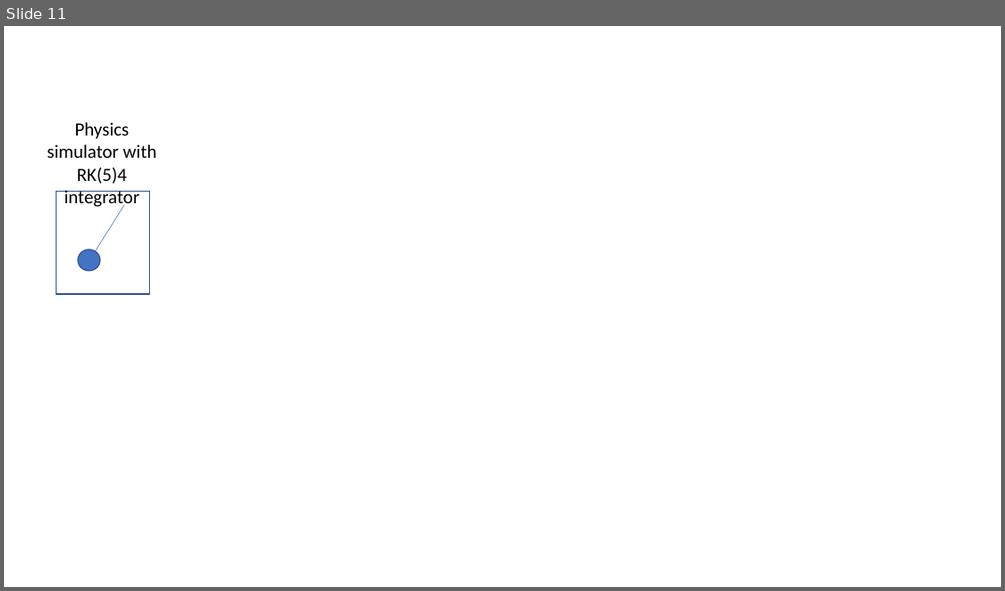
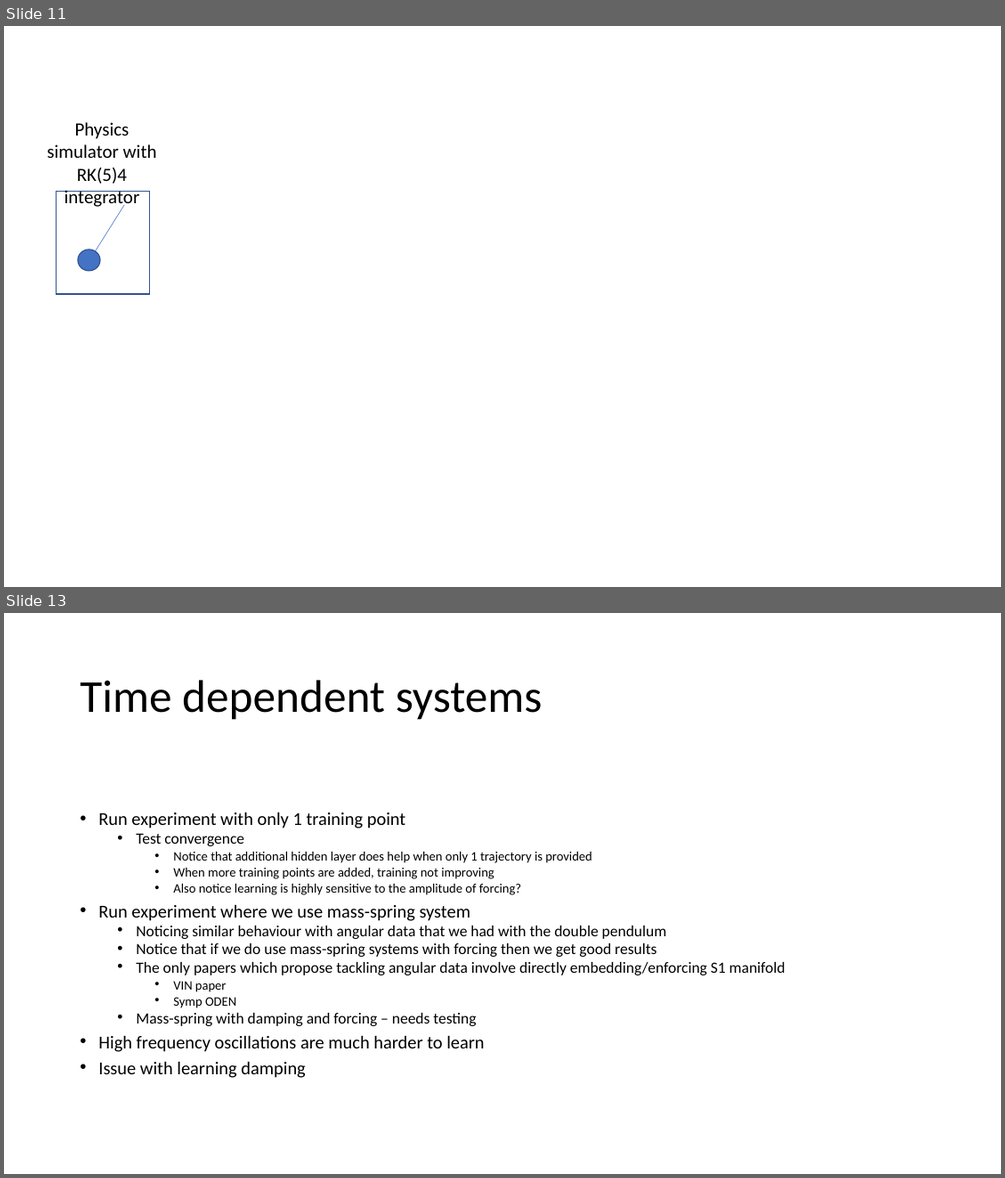
Before and after one commit to shaandesai1/chaos_systems, a slide deck: experiments.pptx. Shown one above the other, each under a label of ours: slide 11 before the commit, slides 11 and 13 after it; the slides between them are not shown. The pictures are 1005x591 and 1005x1178 pixels, drawn with LibreOffice and Linux fonts; fonts in the diff are those of the drawing. Boxes give left, top, right and bottom in pixels: in the first picture for what was removed or moved away, otherwise in the second. Text is boxed around its words. In the diff, an @@ line names an element or a change of style, - is before the commit and + after.

```diff
--- a/experiments.pptx
+++ b/experiments.pptx
@@ slide 13 added at (4,613,1001,1174), background #FFFFFF @@
@@ title added at (80,680,542,720), 44 pt, text #000000 @@
+Time dependent systems
@@ text added at (98,811,785,1078), 15 pt, text #000000 @@
+• Run experiment with only 1 training point
+  • Test convergence
+    • Notice that additional hidden layer does help when only 1 trajectory is provided
+    • When more training points are added, training not improving
+    • Also notice learning is highly sensitive to the amplitude of forcing?
+• Run experiment where we use mass-spring system
+  • Noticing similar behaviour with angular data that we had with the double pendulum
+  • Notice that if we do use mass-spring systems with forcing then we get good results
+  • The only papers which propose tackling angular data involve directly embedding/enforcing S1 manifold
+    • VIN paper
+    • Symp ODEN
+  • Mass-spring with damping and forcing – needs testing
+• High frequency oscillations are much harder to learn
+• Issue with learning damping
```
Also in this commit, not shown: 1 other slide added, 1 slide removed, 9 other files.
